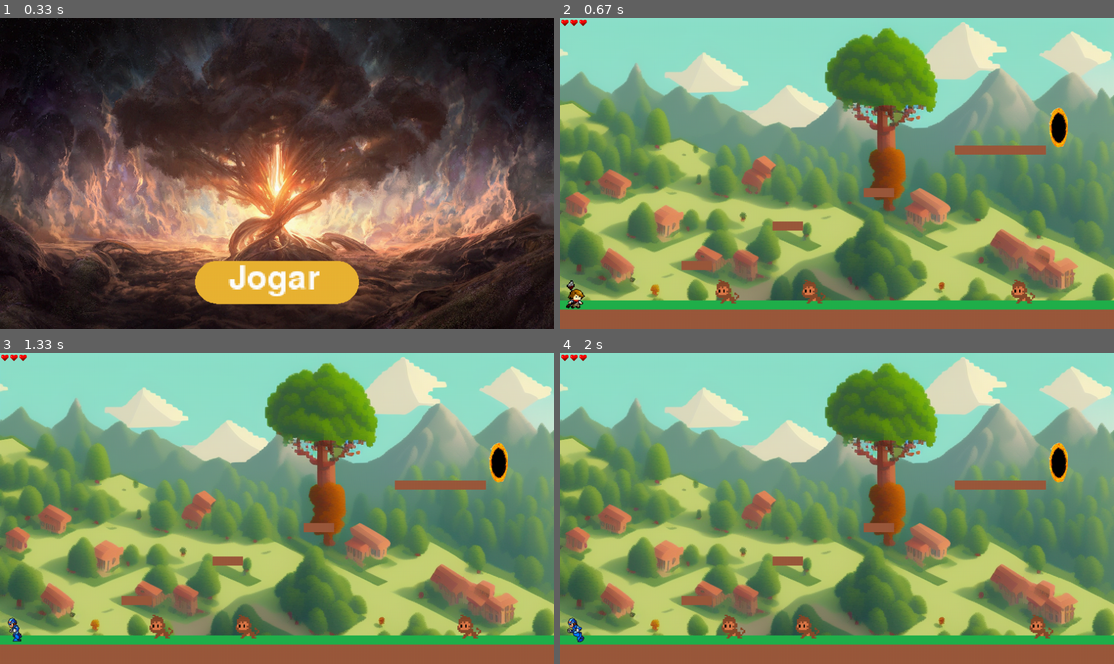
Above: before the commit, frames 1-4 (two rows, left to right).
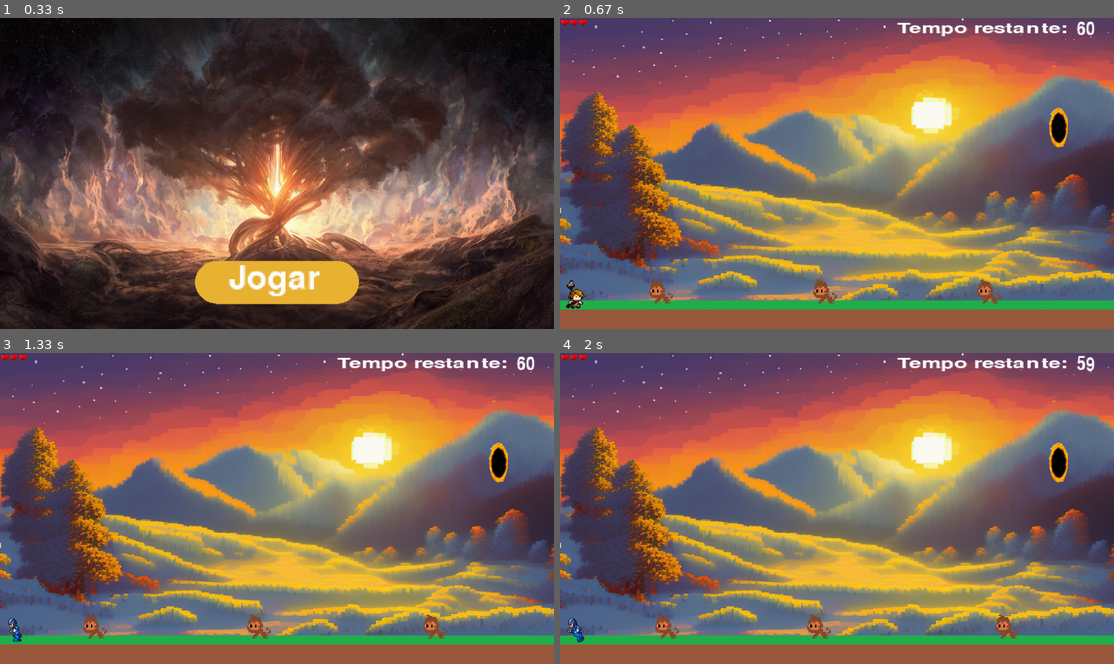
Above: after the commit, the same moments.

Repository: insper-classroom/devlife-23-1-projeto-pygame-luis-e-eduardo
Game: pygame game, started from main/funcoes.py
Two runs of this game, one before a commit and one after it. Both use one fixed random seed, a clock stepped at 60 frames per second and the inputs below.
Inputs:
- Up to frame 1 (0.33 s): no input
- Up to frame 2 (0.67 s): hold Right from 0.33 s (still down)
- Up to frame 3 (1.33 s): release Right at 0.8 s; hold Right 0.83-1.3 s
- Up to frame 4 (2 s): hold Left 1.33-1.87 s; hold Left from 1.9 s (still down)

Frame 1 is identical in both runs. In frame 2, 89% of the frame differs, in the area x 0-100%, y 0-92%; in frame 3, 89%; in frame 4, 89%.

Commit message:
tela_inicial

Diff:
--- a/main/assets.py
+++ b/main/assets.py
@@ -10,6 +10,7 @@
 assets["portal"] = False
 assets["monstro_img"] = "macaco1.png"
 assets["esquerda"] = False
+assets["texto"] = False
 # dicionario para guardar os dados que serao usados para o jogo - posicoes/movimento
 state = {}
 
--- a/main/funcoes.py
+++ b/main/funcoes.py
@@ -1,6 +1,26 @@
 from random import randint
 import pygame
 from assets import *
+
+import time
+
+def escreve(texto, window,y):
+    delay = 100 # tempo de atraso em milissegundos
+    x = 0 # posição inicial da letra na tela
+    y = y
+    fonte = pygame.font.get_default_font()
+    fonte = pygame.font.Font(fonte, 12)
+    clock = pygame.time.Clock()
+
+    for letra in texto:
+        img_mensagem = fonte.render(letra, True, (255, 255, 255))
+        imagem_letra = pygame.transform.smoothscale(img_mensagem, (10, 12))
+
+        window.blit(imagem_letra, (x, y))
+        pygame.display.update() # atualiza a tela
+        clock.tick(10)
+        pygame.time.wait(delay) # atraso entre as letras
+        x += imagem_letra.get_width() # atualiza a posição da letra
 
 def load_spritesheet(spritesheet, rows, columns):
     # Calcula a largura e altura de cada sprite.
@@ -100,12 +120,20 @@
         imagem = pygame.image.load("tela_inicial.jpg")
         self.image = pygame.transform.scale(imagem,(912,512))
 
+        # imagem = pygame.image.load("pap-removebg-preview.png")
+        # self.lista_load = load_spritesheet(imagem,3,4)
+
+        # self.contador = 0
+        # self.last_updated = 0
+        # self.elapsed_ticks = 0
+
+
     def recebe_eventos(self):
         for evento in pygame.event.get():
             if evento.type == pygame.QUIT:
                 return None
             elif evento.type == pygame.KEYDOWN: #nao pode apertar as teclas de andar nao sei pq kkkk
-                return Tela1(self.window)
+                return Tela2(self.window)
         return self
 
     def desenha(self, window):
@@ -121,17 +149,30 @@
         mensagem = pygame.transform.scale(img_mensagem, (150,60))
         window.blit(mensagem,(diferenca_largura+20, 400))
 
-
+        # tempo = pygame.time.get_ticks()
+        # ultimo_tempo = self.last_updated
+        # delta_t = (tempo-ultimo_tempo)/1000
+        # self.last_updated = tempo
+
+        # self.elapsed_ticks += delta_t
+        # if self.elapsed_ticks > 0.1:
+        #     self.contador += 1
+        #     self.elapsed_ticks = 0
+        # if self.contador >= len(self.lista_load):
+        #     self.contador = 0
+        # imagem = self.lista_load[self.contador]
+        # self.image= pygame.transform.scale(imagem,(50,50))
 
 
 
 class Tela1:
     def __init__(self, window):
+        self.window = window
 
         self.sprites = pygame.sprite.Group()
         self.plataform = pygame.sprite.Group()
         fonte_padrao = pygame.font.get_default_font()
-        self.font = pygame.font.Font(fonte_padrao, 24)
+        self.fonte = pygame.font.Font(fonte_padrao, 24)
         self.azul = (0,0,255)
         self.vermelho = (255, 0, 0)
         self.verde = (0,255,0)
@@ -145,9 +186,12 @@
         fundo = pygame.image.load(assets["fundo1"]) #imagem gerdada pela AI "https://www.scenario.com/""
         self.fundo = pygame.transform.scale(fundo, (912,512))
 
+        setas = pygame.image.load("setas.png")
+        self.setas = pygame.transform.scale(setas,(200,120))
+
         #criando o chao
         chao = pygame.image.load("grama.png")
-        self.chao = pygame.transform.scale(chao,(200,130))
+        self.chao = pygame.transform.scale(chao,(250,90))
         #self.chao = pygame.Rect(0,450,912,112) #chao provisório, coords certas
 
         self.plataforma = pygame.sprite.Group()
@@ -174,11 +218,15 @@
 
         Portal(self.sprites,self.portal, 780, 140)
 
+        assets["texto"] = True
+
         self.lista_de_monstros = []
         for i in range(3):
             x = randint(0,912)
             self.monstro = Monstro(self.sprites,self.monstros, x, 430)
             self.lista_de_monstros.append(self.monstro)
+
+
 
     def movimenta_monstro(self):
         for monstro in self.lista_de_monstros:
@@ -192,6 +240,7 @@
                 monstro.rect.x -= 10 #esquerda
             elif monstro.rect.x <= 10:
                 monstro.rect.x += 10 #direita
+
 
 
     def recebe_eventos(self):
@@ -251,6 +300,23 @@
         window.blit(self.chao,(600,465))
         window.blit(self.chao,(800,465))
 
+        if assets["texto"]:
+            escreve("utilize as setas para se mover", self.window,20)
+            escreve("e a barra de espaço para pular", self.window,40)
+            assets["texto"] = False
+
+        texto = "utilize as setas para se mover"
+        texto2 = "e a barra de espaço para pular"
+        img_mensagem = self.fonte.render(texto, True,(255,255,255))
+        mensagem = pygame.transform.scale(img_mensagem, (20*len(texto),25))
+        window.blit(mensagem,(0, 20))
+
+        img_mensagem = self.fonte.render(texto2, True,(255,255,255))
+        mensagem = pygame.transform.scale(img_mensagem, (20*len(texto),25))
+        window.blit(mensagem,(0, 40))
+
+
+        window.blit(self.setas,(0,100))
         self.sprites.draw(self.window)
 
 class Tela2:
@@ -260,7 +326,7 @@
         self.sprites = pygame.sprite.Group()
         self.plataform = pygame.sprite.Group()
         fonte_padrao = pygame.font.get_default_font()
-        self.font = pygame.font.Font(fonte_padrao, 24)
+        self.fonte = pygame.font.Font(fonte_padrao, 24)
         self.azul = (0,0,255)
         self.vermelho = (255, 0, 0)
         self.verde = (0,255,0)
@@ -272,7 +338,8 @@
         self.last_updated = 0
 
         fundo = pygame.image.load("fundo2.png") #imagem gerdada pela AI "https://www.scenario.com/""
-        self.fundo2 = pygame.transform.scale(fundo, (912,512))
+        self.fundo2 = pygame.transform.scale(fundo, (1200,512))
+
 
         #criando o chao
         chao = pygame.image.load("grama.png")
@@ -297,6 +364,9 @@
             x = randint(0,912)
             self.monstro = Monstro(self.sprites,self.monstros, x, 430)
             self.lista_de_monstros.append(self.monstro)
+
+        self.contador = 60
+        self.contagem = 0
 
     def recebe_eventos(self):
 
@@ -351,6 +421,20 @@
         window.blit(self.chao,(600,465))
         window.blit(self.chao,(800,465))
 
+        numero = str(self.contador)
+        img_mensagem = self.fonte.render(numero, True,(255,255,255))
+        mensagem = pygame.transform.scale(img_mensagem, (30,30))
+        window.blit(mensagem,(850,3))
+        self.contagem+=1
+        if self.contagem == 120:
+            self.contador-=1
+            self.contagem = 0
+
+        img_mensagem = self.fonte.render("Tempo restante:", True,(255,255,255))
+        mensagem = pygame.transform.scale(img_mensagem, (280,25))
+        window.blit(mensagem,(850-295, 5))
+
+
         self.sprites.draw(self.window)
 
 class Jogador(pygame.sprite.Sprite):
@@ -359,6 +443,7 @@
 
         pygame.init()
         pygame.sprite.Sprite.__init__(self)
+
 
         self.monstros = monstros
         self.portal = portal
Binary file added: main/pap-removebg-preview.png
Binary file added: main/setas.png
